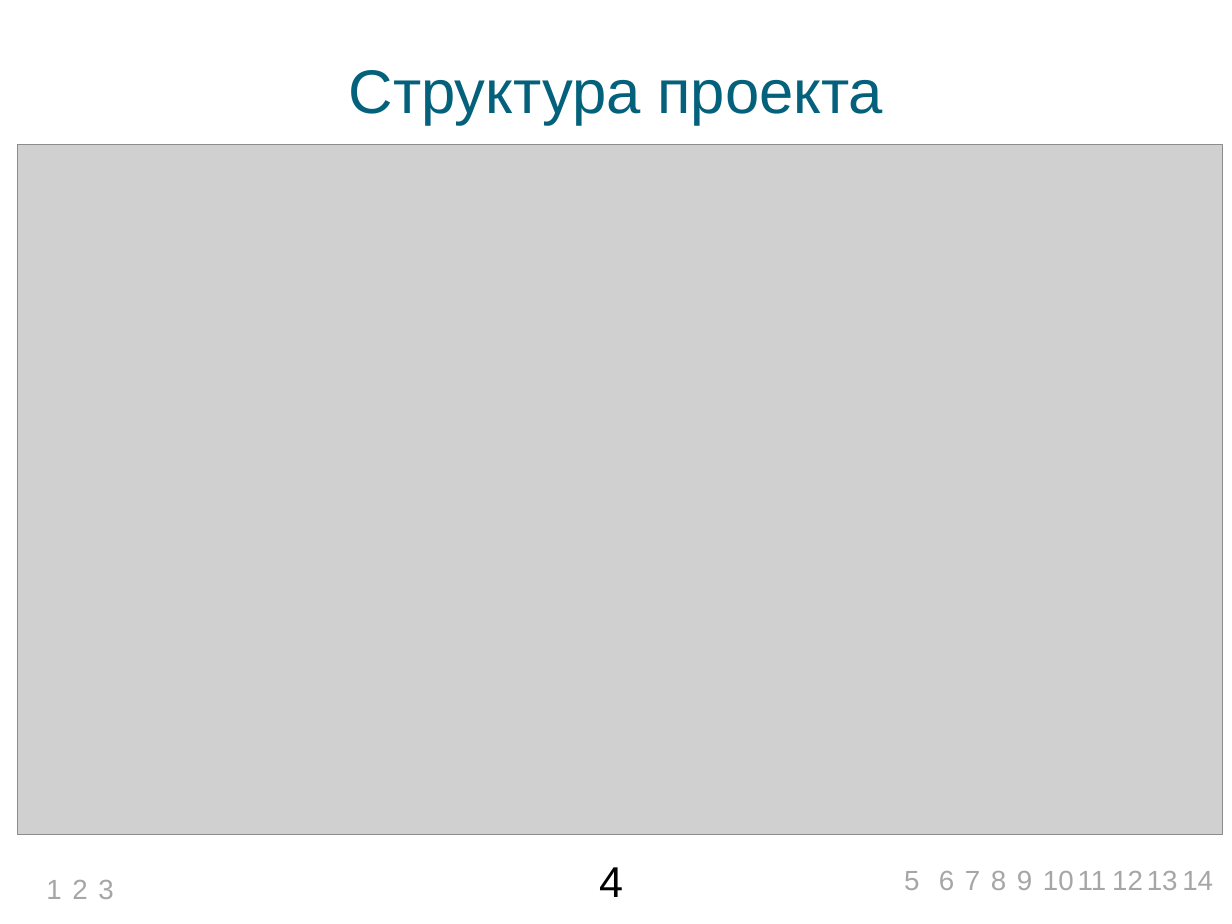
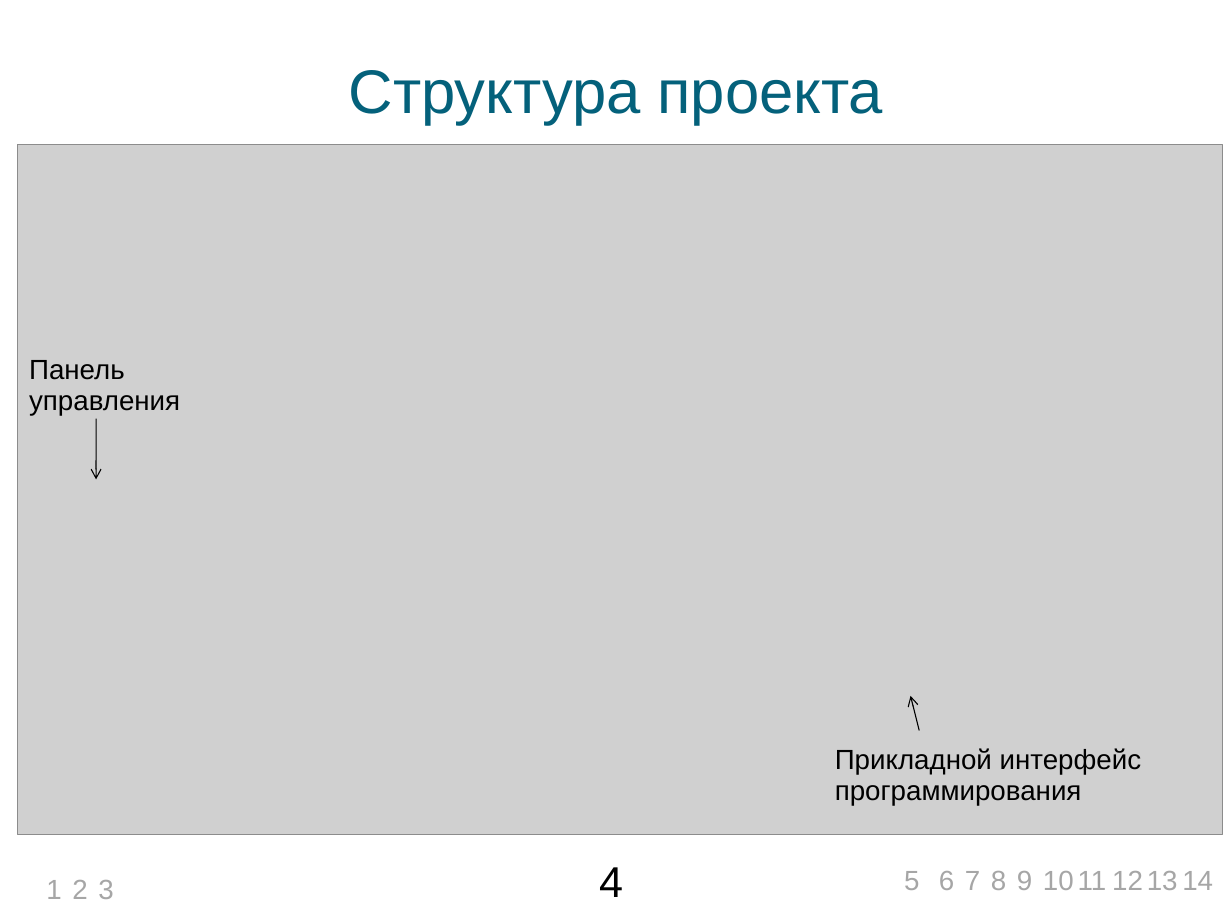
Before and after one commit to bluerain/snoopy, a slide deck: slide 4 of diploma/trunk/ppt/starovoitov.pptx. Drawn at 1232x924 pixels with LibreOffice and Linux fonts; fonts in the diff are those of the drawing; grey boxes stand for pictures; background and template pictures are left out. Boxes give left, top, right and bottom in pixels: in the first picture for what was removed or moved away, otherwise in the second. Text is boxed around its words. In the diff, an @@ line names an element or a change of style, - is before the commit and + after.

```diff
--- a/diploma/trunk/ppt/starovoitov.pptx
+++ b/diploma/trunk/ppt/starovoitov.pptx
@@ text added at [29,360,180,415], 18 pt, text #000000 @@
+Панель
+управления
@@ arrow added from (96, 419) to (96, 479), #000000 0.75 pt @@
@@ arrow added from (919, 731) to (910, 696), #000000 0.75 pt @@
@@ text added at [835,748,1142,805], 18 pt, text #000000 @@
+Прикладной интерфейс
+программирования
```
Also in this commit, not shown: 5 other slides changed, 9 other files.
